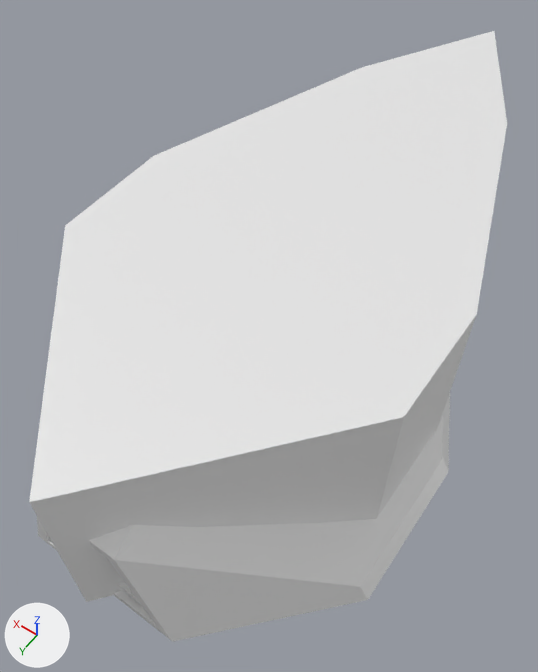
An edit to the FBX model New Unity Project/Assets/Models/Ship.fbx, drawn before and after from the same camera.
Camera for both pictures: a camera (50 mm lens) standing at (-1.1, 1.32, 2.82) and looking at (0.06, -0.3, 0.28). Every picture has the same lights, and +X, +Y and +Z are marked at lower left. Where no turn or scale is listed for an object, it has been applied to the vertices.

Names of what the first picture shows: 'Cube', 'Ship'.
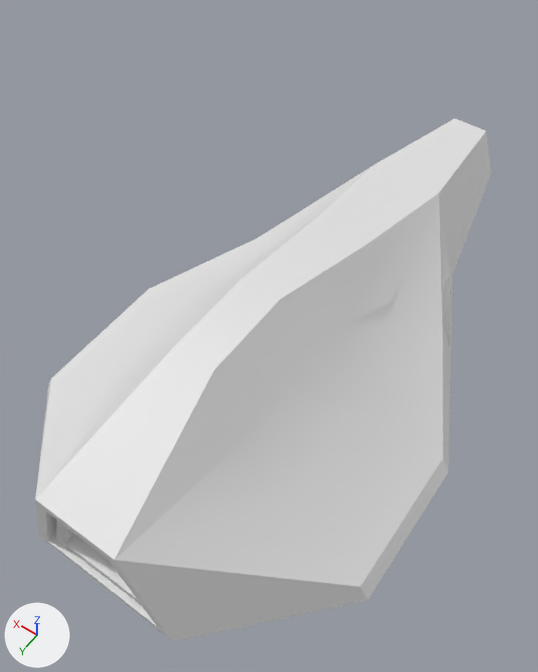
What differs and where, as boxes (x1, y1, x2, y2) in the pictures (538 x 672 px):
'Cube', hidden: before (29, 31, 507, 602)
'Ship', unchanged, uncovered by the edit: before (37, 393, 450, 642); after (35, 119, 491, 642)

What changed in the scene script:
```text
Change ob_cube:
    add ob_cube.hide_viewport = True
```
